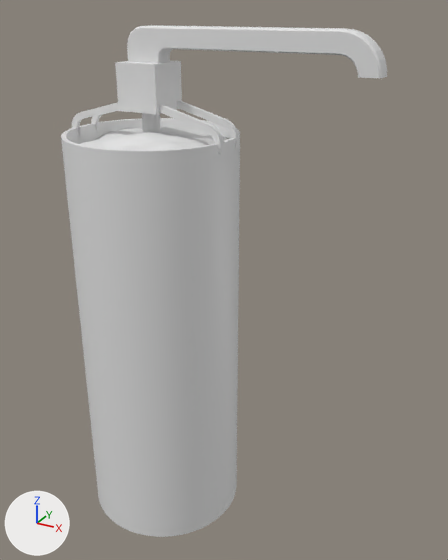
Before and after pictures for a commit that changed the Blender file Assets/models/world/farmlands/grain_tower.blend.
Rendered twice from a camera (50 mm lens) standing at (12.5, -17.6, 19.1) and looking at (2.5, 0.5, 10.1). Arrows for +X, +Y and +Z are at lower left; the lights stay in place.

Objects in the first picture: 'auger', 'chute', 'grain', 'housing', 'mount', 'tower'.
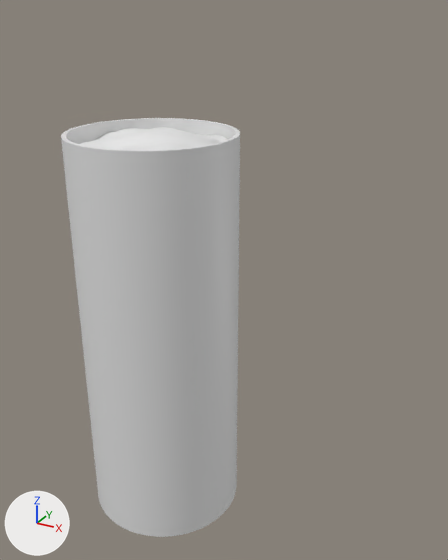
What changed in the scene script:
```text
Remove ob_mount:
    ob_mount = bpy.data.objects.new('mount', me_cube_001)
    ob_mount.location = (0.0, 0.0, 15.24)
Remove ob_auger:
    ob_auger = bpy.data.objects.new('auger', me_cylinder)
    ob_auger.location = (0.0, 0.0, 7.58)
Remove ob_housing:
    ob_housing = bpy.data.objects.new('housing', me_cube_002)
    ob_housing.location = (0.0, 0.0, 16.76)
    ob_housing.scale = (2.5, 2.5, 2.5)
Remove ob_chute:
    ob_chute = bpy.data.objects.new('chute', me_cube_003)
    ob_chute.location = (0.0, 0.0, 17.68)
    _m = ob_chute.modifiers.new('Solidify', 'SOLIDIFY')
    _m.thickness = 0.0508
    _m.offset = 0.0
```

Where the change shows, as pixel boxes [x1, y1, x2, y2] in the pictures (448 x 560 px):
'chute', deleted: before [127, 26, 387, 78]
'housing', deleted: before [115, 61, 182, 114]
'mount', deleted: before [72, 100, 238, 154]
'auger', deleted: before [142, 113, 161, 133]
